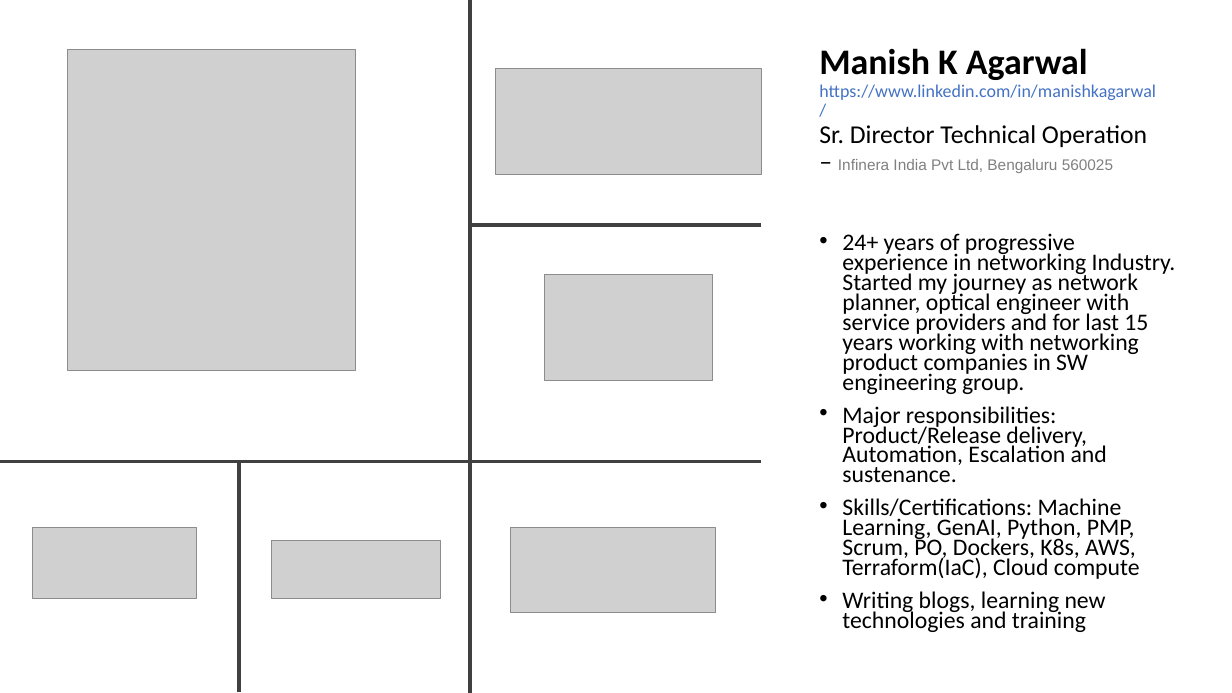
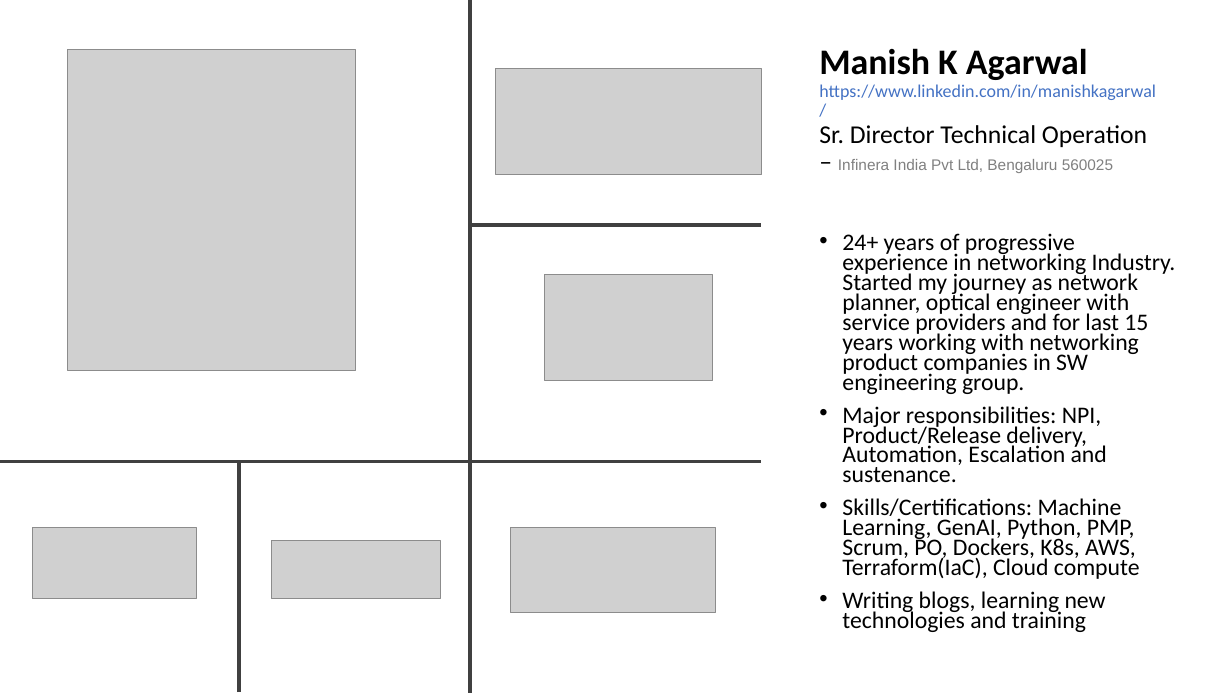
Before and after one commit to share2learnwidmanish/share2learnwidmanish, a slide deck: slide 2 of AgileNetwork_Presentation_2026.pptx (slide 5 before the commit). Drawn at 1232x693 pixels with LibreOffice and Linux fonts; fonts in the diff are those of the drawing; grey boxes stand for pictures. Boxes give left, top, right and bottom in pixels: in the first picture for what was removed or moved away, otherwise in the second. Text is boxed around its words. In the diff, an @@ line names an element or a change of style, - is before the commit and + after.

```diff
--- a/AgileNetwork_Presentation_2026.pptx
+++ b/AgileNetwork_Presentation_2026.pptx
@@ text at box(842, 406, 1107, 482): text changed @@
-• Major responsibilities: Product/Release delivery, Automation, Escalation and sustenance.
+• Major responsibilities: NPI, Product/Release delivery, Automation, Escalation and sustenance.
```
Also in this commit, not shown: 3 other slides changed, 8 slides added.
